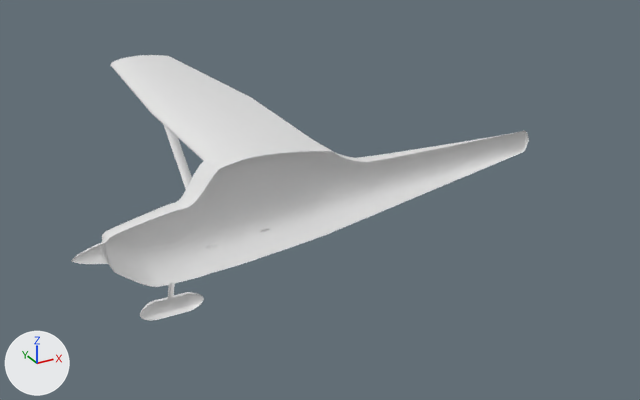
Renders of the Blender file c172/openfoam/models/blend/c172_tail_off_flaps_20.blend from each side of a commit.
The view is the same before and after, from a camera (50 mm lens) standing at (-4.41, -9.95, 5.05) and looking at (1.12, 0.09, 0.03). Lighting does not change. The marker at lower left points along +X, +Y and +Z.

Script lines for the objects in view, before the commit:
```python
me_c172_000 = bpy.data.meshes.new('C172.000')
me_c172_000.from_pydata(...)  # 1083 vertices, 2162 faces; spans x 0.97..1.25, y 0.61..2.64, z 0.75..0.88
me_c172_001 = bpy.data.meshes.new('C172.001')
me_c172_001.from_pydata(...)  # 17387 vertices, 34413 faces; spans x -2.42..4.81, y 0.0..5.52, z -1.13..1.0
ob_c172 = bpy.data.objects.new('C172', me_c172_001)
ob_c172.location = (0.0, 0.0, 0.0)
ob_flaps = bpy.data.objects.new('Flaps', me_c172_000)
ob_flaps.location = (0.0, 0.0, 0.0)
```
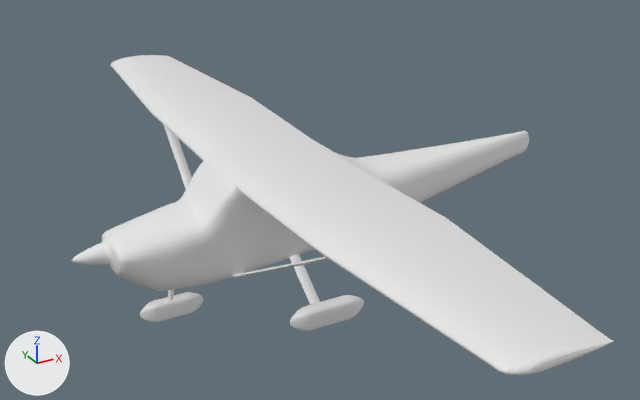
Where the change shows, as pixel boxes (x1, y1, x2, y2) in the pictures (640 x 400 px):
'C172', modifiers changed (18% wider, 20% taller): before (71, 55, 529, 321); after (71, 55, 613, 375)
'Flaps', modifiers changed (181% wider, 193% taller): before (236, 97, 310, 138); after (236, 97, 446, 219)

Edits to the bpy script that builds the scene:
```text
Change ob_flaps:
    add _m = ob_flaps.modifiers.new('Mirror', 'MIRROR')
    add _m.use_axis = (False, True, False)
    add _m.use_clip = True
Change ob_c172:
    add _m = ob_c172.modifiers.new('Mirror', 'MIRROR')
    add _m.use_axis = (False, True, False)
    add _m.use_clip = True
```
